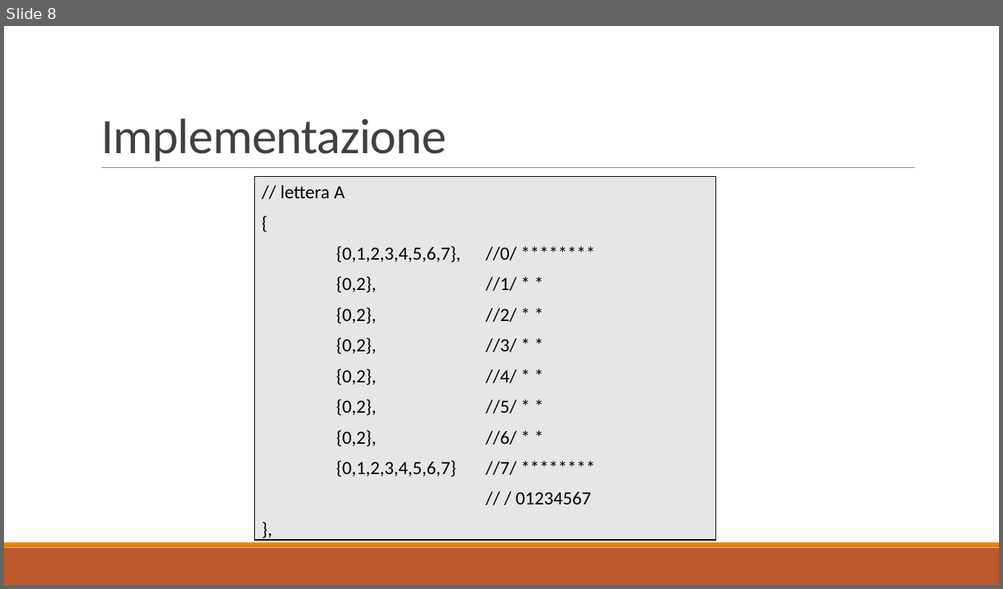
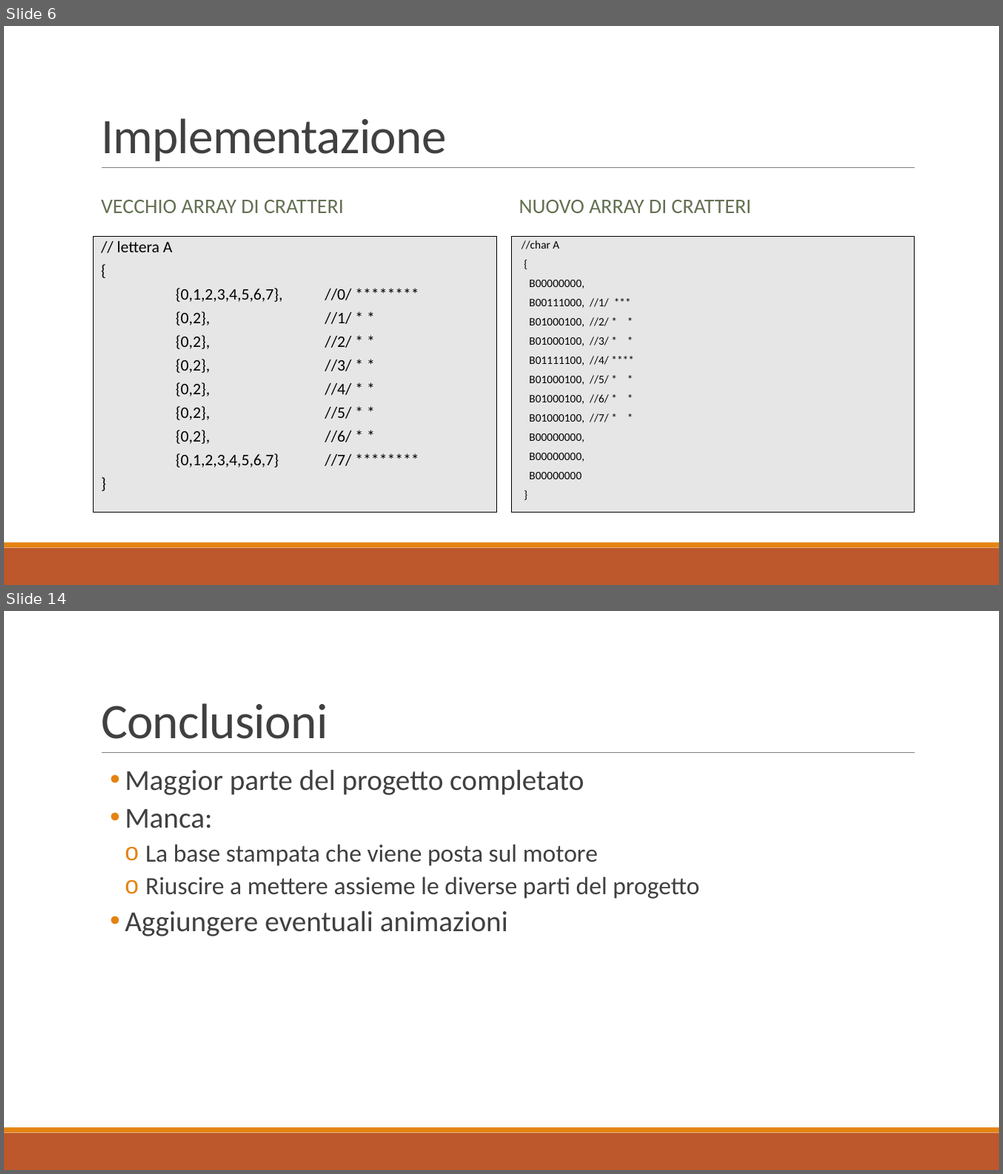
Before and after one commit to nemastojanovic/FanClock2, a slide deck: Documentazione/I3_PRESENTAZIONE_PROG3.pptx. Shown one above the other, each under a label of ours: slide 8 before the commit, slides 6 and 14 after it; the slides between them are not shown. The pictures are 1003x589 and 1003x1174 pixels, drawn with LibreOffice and Linux fonts; fonts in the diff are those of the drawing. Boxes give left, top, right and bottom in pixels: in the first picture for what was removed or moved away, otherwise in the second. Text is boxed around its words. In the diff, an @@ line names an element or a change of style, - is before the commit and + after.

```diff
--- a/Documentazione/I3_PRESENTAZIONE_PROG3.pptx
+++ b/Documentazione/I3_PRESENTAZIONE_PROG3.pptx
@@ slide 14 added at [4, 611, 999, 1170], background #FFFFFF; not listed: 3 template elements that a slide beside it also shows @@
@@ title added at [101, 703, 327, 739], 48 pt, text #404040 @@
+Conclusioni
@@ text added at [125, 769, 699, 937], 24 pt, text #404040 @@
+  • Maggior parte del progetto completato
+  • Manca:
+    o La base stampata che viene posta sul motore
+    o Riuscire a mettere assieme le diverse parti del progetto
+  • Aggiungere eventuali animazioni
@@ what was slide 8 is now slide 6 @@
@@ slide 6 changed as well @@
@@ text added at [101, 200, 344, 213], 20 pt, text #637052 @@
+VECCHIO ARRAY DI CRATTERI
@@ text added at [519, 200, 751, 213], 20 pt, text #637052 @@
+NUOVO ARRAY DI CRATTERI
@@ text "// lettera A": place and size @@
-text "// lettera A" at [254, 177, 716, 541]
+text "// lettera A" at [94, 236, 496, 511]
@@ text "// lettera A" at [94, 236, 496, 511]: rectangle to text @@
@@ text at [117, 241, 351, 468]: size 18 to 15.5 pt; line spacing 1 to 0.8 @@
@@ text added at [512, 236, 914, 511], fill #E7E6E6, outline #000000 0.75 pt, 11 pt, text #000000 @@
+//char A
+{
+B00000000,
+B00111000, //1/ ***
+B01000100, //2/ * *
+B01000100, //3/ * *
+B01111100, //4/ ****
+B01000100, //5/ * *
+B01000100, //6/ * *
+B01000100, //7/ * *
+B00000000,
+B00000000,
+B00000000
+}
@@ text at [515, 492, 591, 505]: text changed; size 18 to 15.5 pt @@
-// / 01234567
-},
+}
```
Also in this commit, not shown: 3 other slides changed, 9 other slides added, 12 slides removed.
